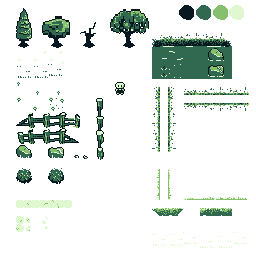
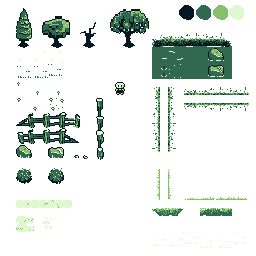
Revision of a layered 256 x 256 image; what changed, layer by layer:
renamed "Layer 2" to "Layer 1", moved it above "reference base", painted on it over [20, 216, 52, 232]
painted on "reference base" over [20, 216, 52, 232]
